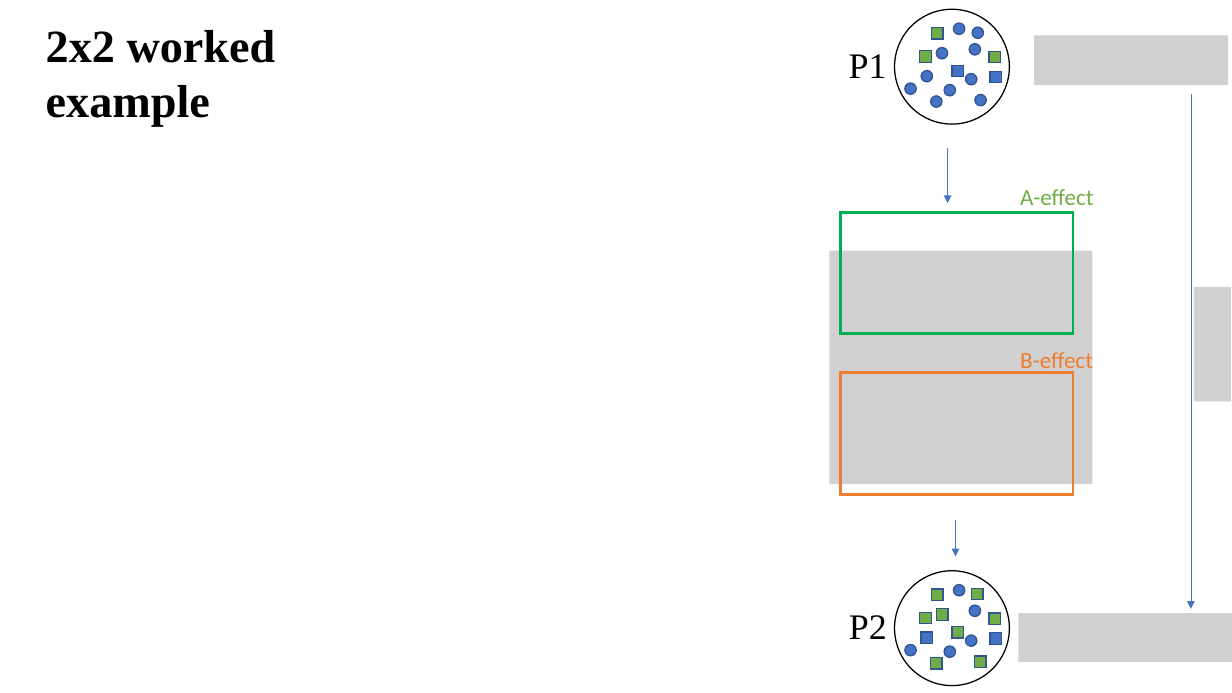
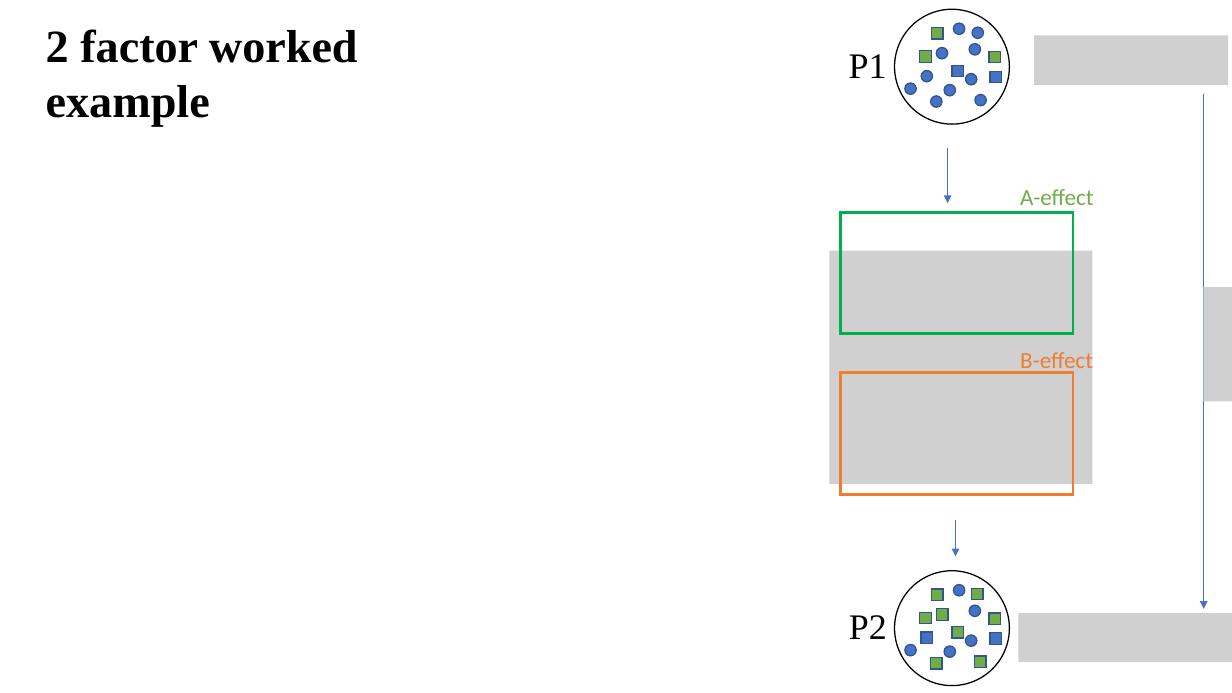
Before and after one commit to benmatthewsed/sgsss_std_decomp, a slide deck: slide 29 of pres1.pptx. Drawn at 1232x693 pixels with LibreOffice and Linux fonts; fonts in the diff are those of the drawing; grey boxes stand for pictures. Boxes give left, top, right and bottom in pixels: in the first picture for what was removed or moved away, otherwise in the second. Text is boxed around its words. In the diff, an @@ line names an element or a change of style, - is before the commit and + after.

```diff
--- a/pres1.pptx
+++ b/pres1.pptx
@@ text at (x1=46, y1=29, x2=358, y2=127): text changed @@
-2x2 worked example
+2 factor worked example
@@ arrow moved from (1191, 94) - (1191, 609) to (1204, 94) - (1204, 609) @@
@@ picture resized from (x1=1195, y1=287, x2=1232, y2=401) to (x1=1204, y1=287, x2=1232, y2=401) @@
```
Also in this commit, not shown: 11 other slides changed, 40 other files.
